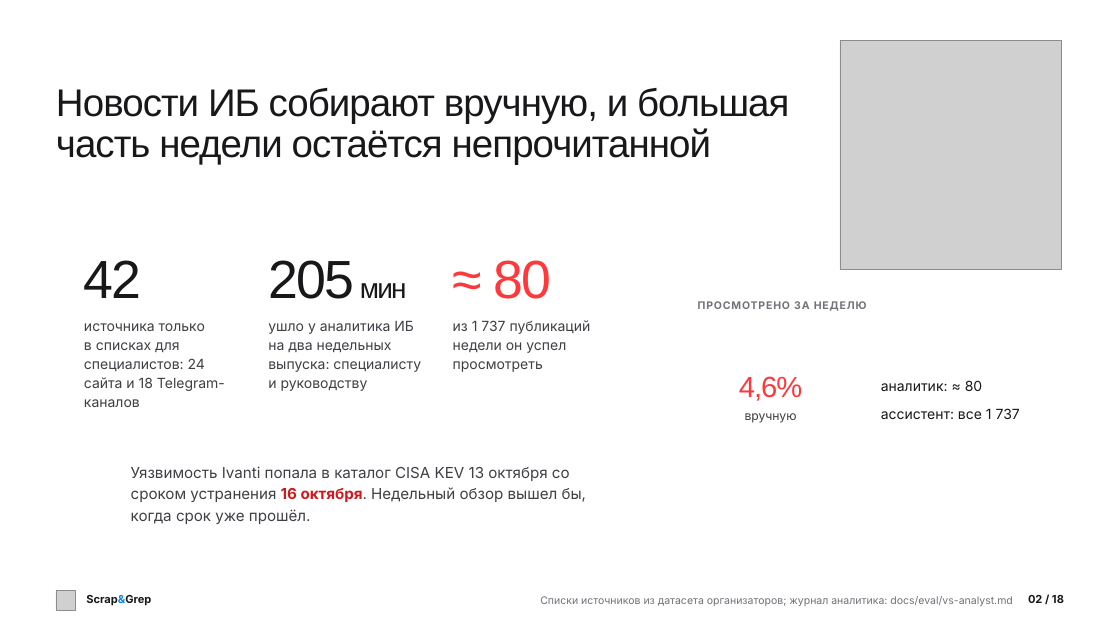
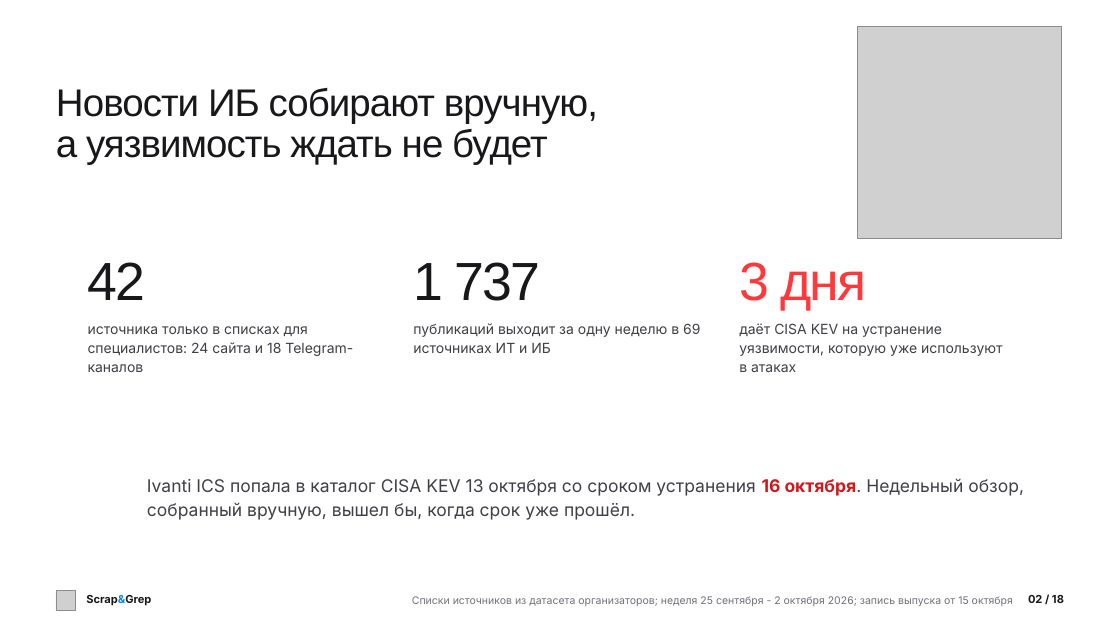
Before and after one commit to verikirill/scrap-and-grep, a slide deck: slide 2 of docs/presentation/scrapgrep.pptx. Drawn at 1120x630 pixels with LibreOffice and Linux fonts; fonts in the diff are those of the drawing; grey boxes stand for pictures; background and template pictures are left out. Boxes give left, top, right and bottom in pixels: in the first picture for what was removed or moved away, otherwise in the second. Text is boxed around its words. In the diff, an @@ line names an element or a change of style, - is before the commit and + after.

Commit message:
docs: deck without repeated facts, a 2026 price slide with sources, even layout
Every fact now stands on one slide: the cover names the audiences, the problem shows sources, publications and the KEV deadline, the speed slide compares models, the analyst study keeps time and coverage, and a new slide prices a digest by analyst and by assistant with six dated sources. Layout checked for equal margins and room above the footer; PPTX carries superscript references.

```diff
--- a/docs/presentation/scrapgrep.pptx
+++ b/docs/presentation/scrapgrep.pptx
@@ picture: place and size @@
-picture at <box>840,41,1062,270</box>
+picture at <box>858,27,1062,238</box>
@@ text at <box>56,88,598,164</box>: text changed @@
-Новости ИБ собирают вручную, и большая
-часть недели остаётся непрочитанной
+Новости ИБ собирают вручную,
+а уязвимость ждать не будет
@@ text "42": place and size @@
-text "42" at <box>84,260,142,298</box>
+text "42" at <box>88,262,146,300</box>
@@ text removed at <box>268,260,407,299</box> @@
-205 мин
@@ text at <box>413,262,540,301</box>: text changed; size 12 to 46 pt; font Inter to Arial @@
-ассистент: все 1 737
+1 737
@@ text removed at <box>493,260,551,299</box> @@
-≈ 80
@@ text added at <box>739,262,866,310</box>, 46 pt, text #FF383C @@
+3 дня
@@ text "источника только в списках для ..." rewrapped from <box>84,323,225,407</box> to <box>88,326,353,372</box> @@
@@ text removed at <box>268,321,421,391</box> @@
-ушло у аналитика ИБ
-на два недельных
-выпуска: специалисту
-и руководству
@@ text added at <box>413,323,700,353</box>, 12 pt, text #3F3F46 @@
+публикаций выходит за одну неделю в 69
+источниках ИТ и ИБ
@@ text removed at <box>453,320,591,372</box> @@
-из 1 737 публикаций
-недели он успел
-просмотреть
@@ text removed at <box>698,301,867,311</box> @@
-ПРОСМОТРЕНО ЗА НЕДЕЛЮ
@@ text added at <box>739,323,1003,372</box>, 12 pt, text #3F3F46 @@
+даёт CISA KEV на устранение
+уязвимости, которую уже используют
+в атаках
@@ text removed at <box>739,376,802,401</box> @@
-4,6%
@@ text removed at <box>881,380,982,391</box> @@
-аналитик: ≈ 80
@@ text removed at <box>745,413,797,423</box> @@
-вручную
@@ text at <box>147,478,1024,520</box>: text changed; size 13 to 15 pt @@
-Уязвимость Ivanti попала в каталог CISA KEV 13 октября со
-сроком устранения 16 октября. Недельный обзор вышел бы,
-когда срок уже прошёл.
+Ivanti ICS попала в каталог CISA KEV 13 октября со сроком устранения 16 октября. Недельный обзор,
+собранный вручную, вышел бы, когда срок уже прошёл.
@@ text at <box>412,596,1013,606</box>: text changed @@
-Списки источников из датасета организаторов; журнал аналитика: docs/eval/vs-analyst.md
+Списки источников из датасета организаторов; неделя 25 сентября - 2 октября 2026; запись выпуска от 15 октября
```
Also in this commit, not shown: 15 other slides changed, 2 slides added, 2 slides removed, 5 other files.
